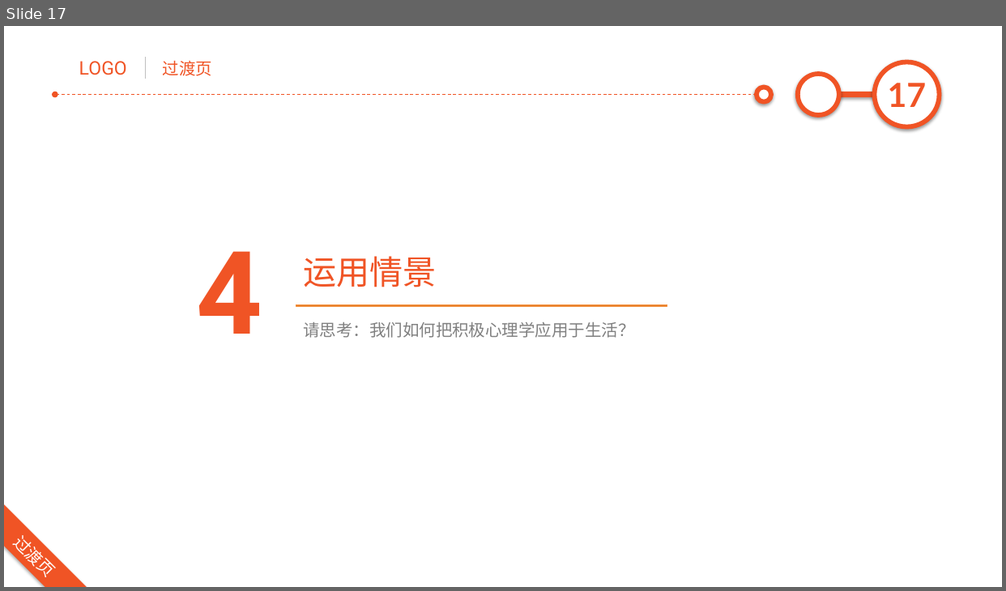
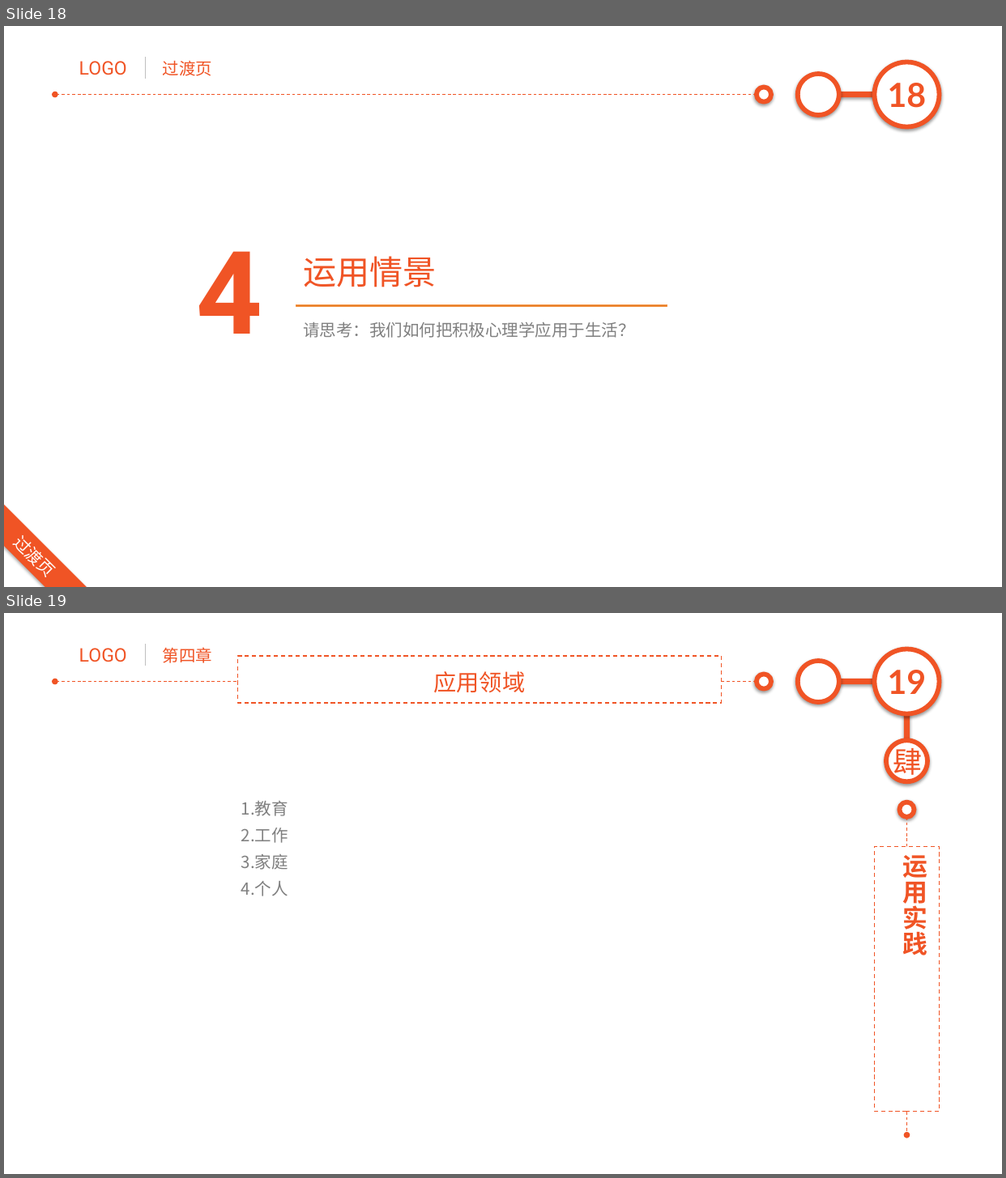
Before and after one commit to junstudys/positive-psychology, a slide deck: 积极心理学探索.pptx. Shown one above the other, each under a label of ours: slide 17 before the commit, slides 18 and 19 after it. The pictures are 1006x591 and 1006x1178 pixels, drawn with LibreOffice and Linux fonts; fonts in the diff are those of the drawing. Boxes give left, top, right and bottom in pixels: in the first picture for what was removed or moved away, otherwise in the second. Text is boxed around its words. In the diff, an @@ line names an element or a change of style, - is before the commit and + after.

```diff
--- a/积极心理学探索.pptx
+++ b/积极心理学探索.pptx
@@ slide 19 added at (x1=4, y1=613, x2=1002, y2=1174), background #FFFFFF; not listed: 7 template elements that a slide beside it also shows @@
@@ text added at (x1=163, y1=647, x2=212, y2=663), 16 pt, text #F05425 @@
+第四章
@@ rectangle added at (x1=237, y1=656, x2=721, y2=703), fill #FFFFFF, outline #F05425 1 pt dashed @@
@@ text added at (x1=434, y1=671, x2=526, y2=692), 22 pt, text #F05425 @@
+应用领域
@@ chevron added at (x1=904, y1=700, x2=910, y2=759), fill #F05425 @@
@@ ellipse added at (x1=886, y1=740, x2=927, y2=781), fill #FFFFFF, outline #F05425 4.5 pt, 28 pt, text #F05425 @@
+肆
@@ text added at (x1=241, y1=801, x2=288, y2=897), 16 pt, text #808080 @@
+1.教育
+2.工作
+3.家庭
+4.个人
@@ ellipse added at (x1=899, y1=803, x2=914, y2=817), fill #FFFFFF, outline #F05425 4.5 pt @@
@@ arrow added from (907, 817) to (907, 1135), #F05425 0.75 pt dashed @@
@@ rectangle added at (x1=875, y1=846, x2=940, y2=1112), fill #FFFFFF, outline #F05425 1 pt dashed @@
@@ text added at (x1=903, y1=855, x2=928, y2=956), 24 pt, text #F05425, bold @@
+运用实践
@@ what was slide 17 is now slide 18 @@
@@ page number at (x1=888, y1=83, x2=927, y2=108): text changed @@
-17
+18
```
Also in this commit, not shown: 9 slides changed, 2 other slides added, 5 slides removed, 8 other files.
